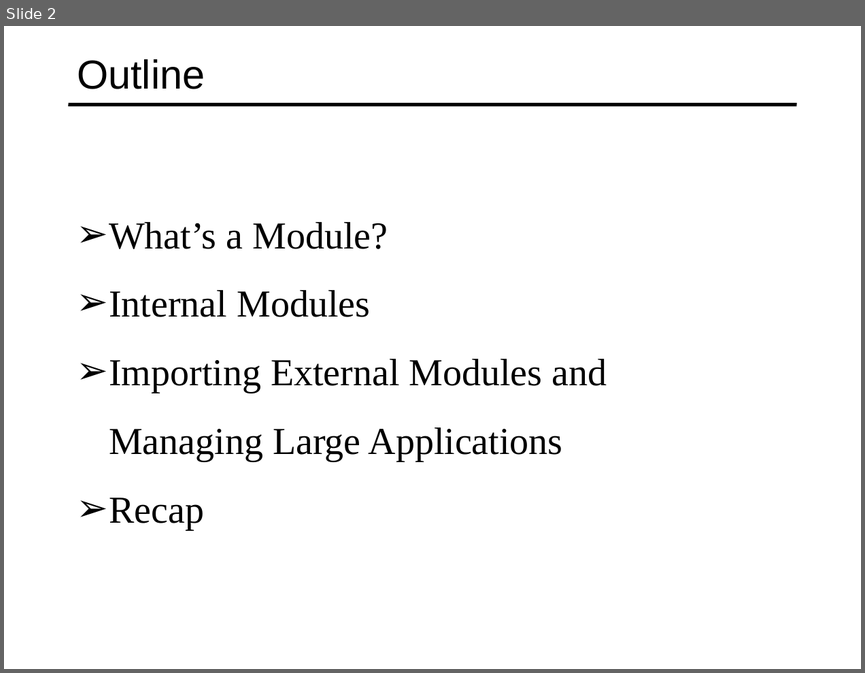
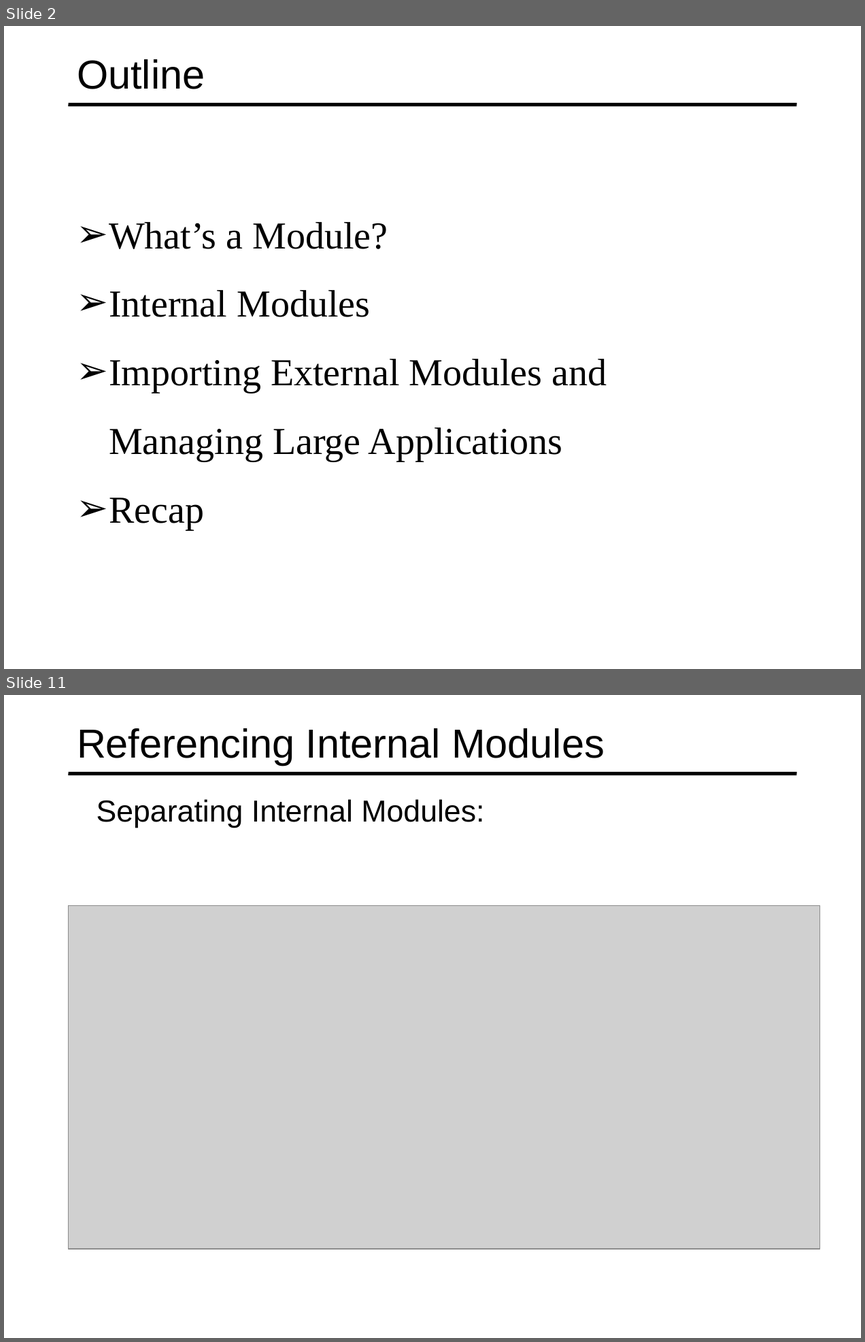
Before and after one commit to specter01wj/Jago_Link_Training, a slide deck: Angular/Angular7/TypeScript Fundamentals/4.Modules/L4_Modules.ppt. Shown one above the other, each under a label of ours: slide 2 before the commit, slides 2 and 11 after it; the slides between them are not shown. The pictures are 865x673 and 865x1342 pixels, drawn with LibreOffice and Linux fonts; fonts in the diff are those of the drawing; grey boxes stand for pictures. Boxes give left, top, right and bottom in pixels: in the first picture for what was removed or moved away, otherwise in the second. Text is boxed around its words. In the diff, an @@ line names an element or a change of style, - is before the commit and + after.

```diff
--- a/Angular/Angular7/TypeScript Fundamentals/4.Modules/L4_Modules.ppt
+++ b/Angular/Angular7/TypeScript Fundamentals/4.Modules/L4_Modules.ppt
@@ slide 11 added at (4,695,861,1338), background #FFFFFF; not listed: 1 template element that a slide beside it also shows @@
@@ title added at (77,728,604,764), 34 pt, text #000000 @@
+Referencing Internal Modules
@@ text added at (96,799,484,828), 25.5 pt, text #000000 @@
+  Separating Internal Modules:
@@ picture added at (68,906,820,1249) @@
```
Also in this commit, not shown: 1 slide changed, 13 other slides added, 21 slides removed, 15 other files.
